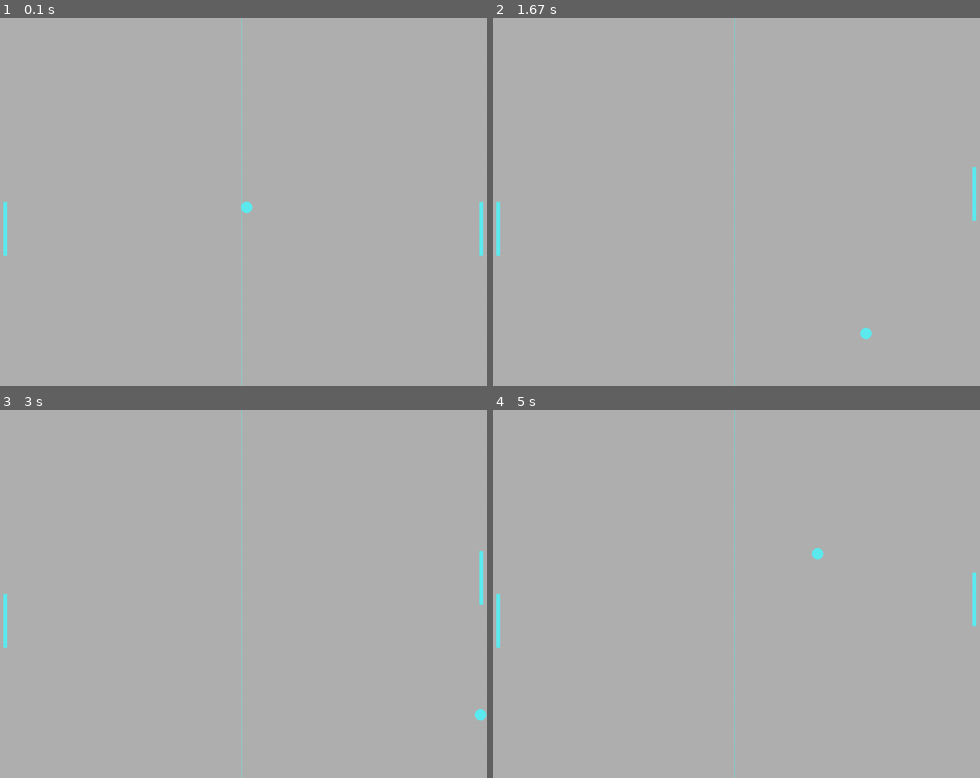
Above: before the commit, frames 1-4 (two rows, left to right).
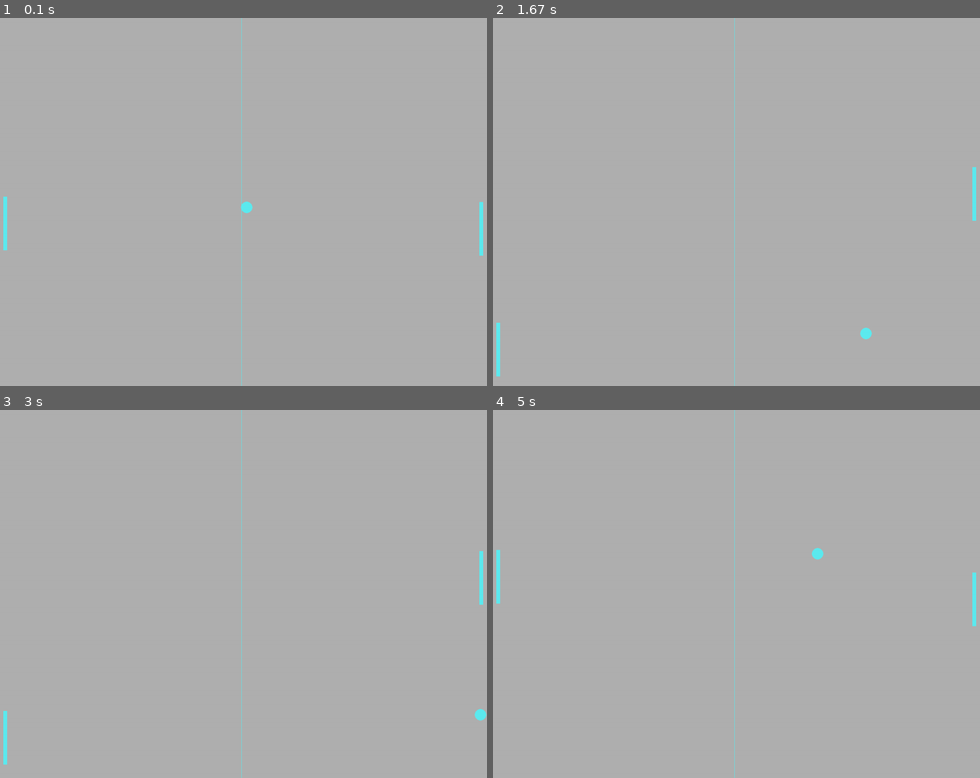
Above: after the commit, the same moments.

Repository: 100ballovby/tuesday_start_2122
Game: pygame game, started from 21_lesson_2202/00_pong_p2.py
Same seed, same stepped clock (60 frames per second), same inputs: the game is played once before the commit and once after it.
Inputs:
- Up to frame 1 (0.1 s): no input
- Up to frame 2 (1.67 s): hold Up 0.33-0.8 s; hold Down 0.83-1.13 s; hold Up 1.17-1.53 s; hold Down from 1.57 s (still down)
- Up to frame 3 (3 s): release Down at 1.93 s; hold Up 1.97-2.27 s; hold Down 2.3-2.6 s; hold Up from 2.63 s (still down)
- Up to frame 4 (5 s): release Up at 3 s; hold Down 3.03-3.4 s; hold Up 3.43-3.73 s; hold Down 3.77-4.07 s; hold Up 4.1-4.47 s; hold Down 4.5-4.87 s; hold Up from 4.9 s (still down)

The runs differ from the first frame. In frame 1, less than 0.1% of the frame differs, in the area x 0-2%, y 48-65%; in frame 2, 0.2%, in the area x 0-2%, y 49-98%; in frame 3, 0.2%; in frame 4, 0.2%.

Commit message:
Adding opponent's artificial intelligence

Diff:
--- a/21_lesson_2202/00_pong_p2.py
+++ b/21_lesson_2202/00_pong_p2.py
@@ -25,6 +25,26 @@
         plr.bottom = height  # зафиксировать ее нижнюю часть "на полу"
 
 
+def opponent_ai(enm, speed, height, obj):
+    """
+    Функция автоматического передвижения платформы-оппонента
+    :param enm: сама платформа
+    :param speed: скорость передивжения
+    :param height: высота экрана
+    :param obj: игровой объект-мяч
+    :return: None
+    """
+    if enm.top < obj.y:  # если платформа ниже мяча
+        enm.y += speed  # поднять ее
+    elif enm.bottom > obj.y:  # если платформа выше мяча
+        enm.y -= speed  # опустить ее
+
+    if enm.top <= 0:
+        enm.top = 0
+    elif enm.bottom >= height:
+        enm.bottom = height
+
+
 W = 1280
 H = 960
 screen = pg.display.set_mode((W, H))
@@ -42,6 +62,7 @@
 ball_speed_x = 7
 ball_speed_y = 7
 player_speed = 0
+opponent_speed = 7
 
 finished = False
 while not finished:
@@ -60,6 +81,7 @@
             elif event.key == pg.K_DOWN:
                 player_speed -= 7
 
+    opponent_ai(opponent, opponent_speed, H, ball)
     player_motion(player, player_speed, H)
     ball_motion(ball, W, H, player, opponent)
 
